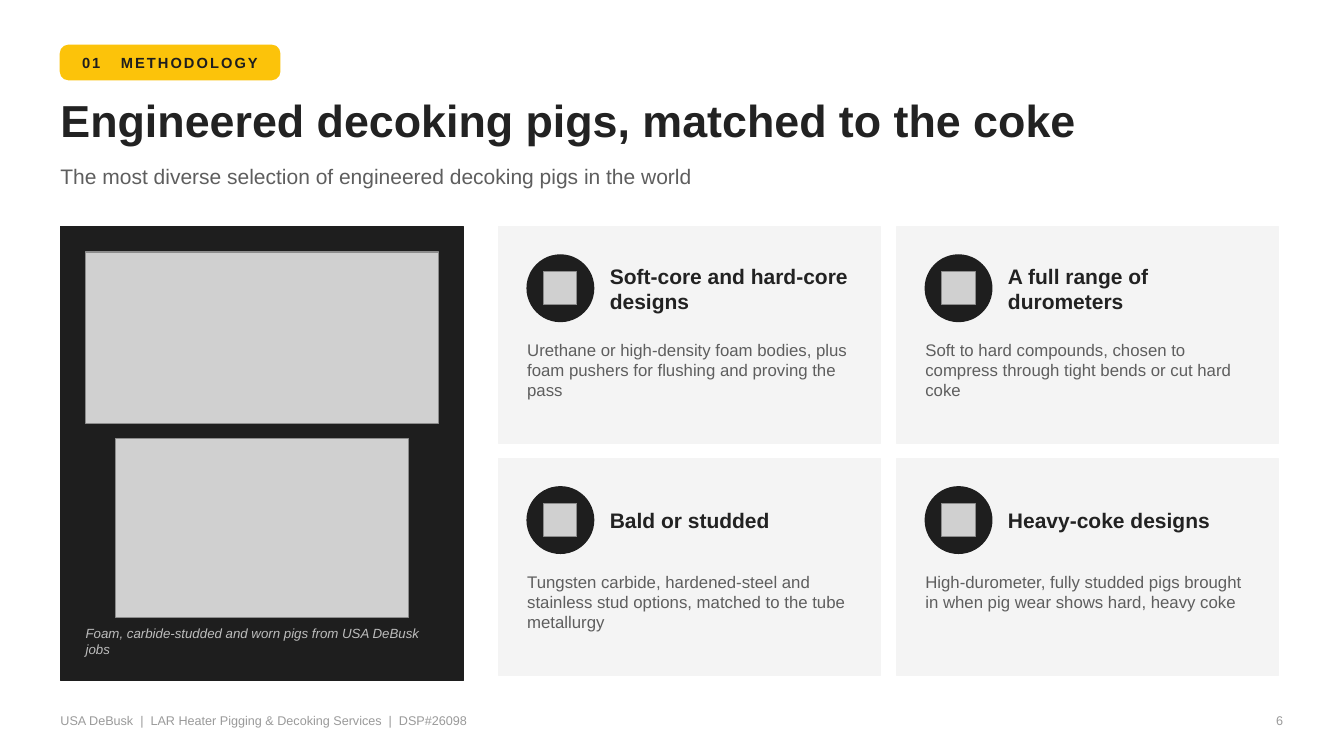
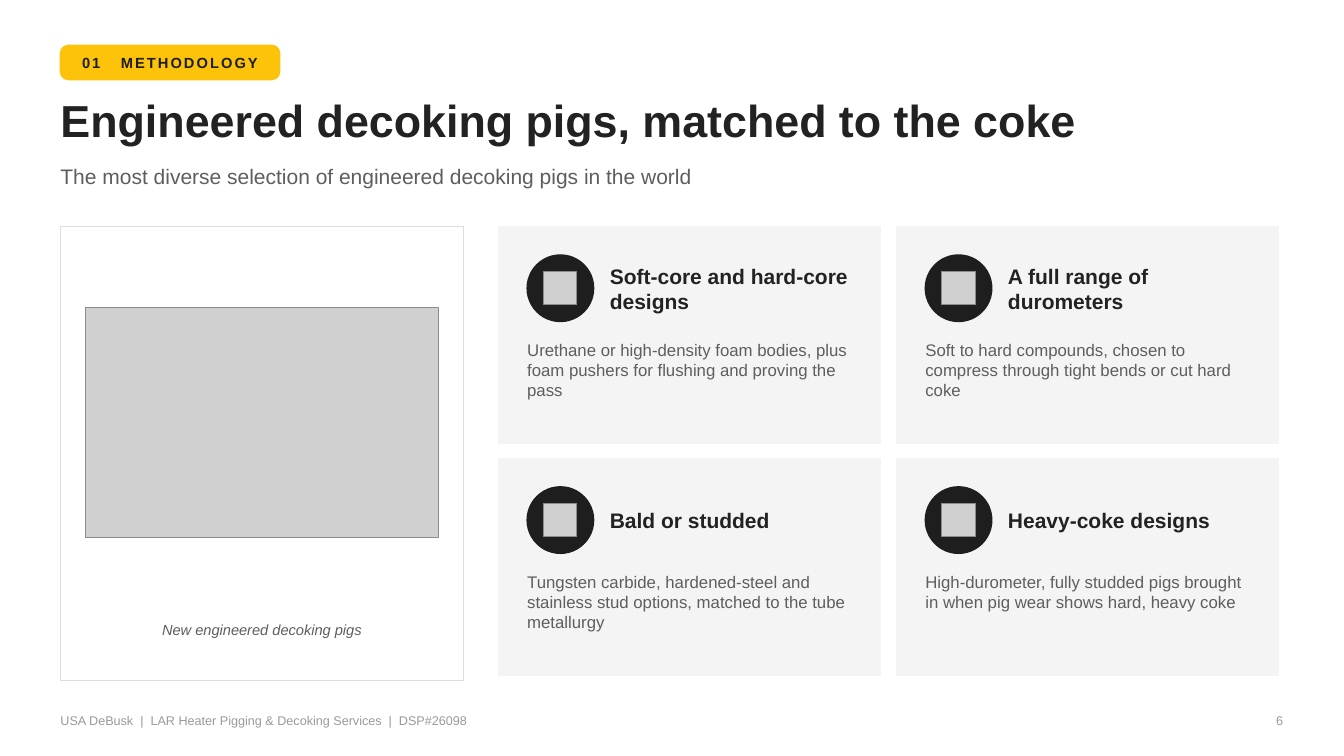
Before and after one commit to TheSkinz/obsidian-work, a slide deck: slide 6 of 02-facilities/Marathon/Carson-CA/DSP26098-technical-presentation/LAR_Technical_Proposal_Presentation.pptx. Drawn at 1344x756 pixels with LibreOffice and Linux fonts; fonts in the diff are those of the drawing; grey boxes stand for pictures. Boxes give left, top, right and bottom in pixels: in the first picture for what was removed or moved away, otherwise in the second. Text is boxed around its words. In the diff, an @@ line names an element or a change of style, - is before the commit and + after.

```diff
--- a/02-facilities/Marathon/Carson-CA/DSP26098-technical-presentation/LAR_Technical_Proposal_Presentation.pptx
+++ b/02-facilities/Marathon/Carson-CA/DSP26098-technical-presentation/LAR_Technical_Proposal_Presentation.pptx
@@ rectangle at (60,227,464,681): fill #1E1E1E to #FFFFFF; outline #1E1E1E 1 pt to #DDDDDD 1 pt @@
@@ picture removed at (86,252,439,423) @@
@@ picture added at (86,308,439,537) @@
@@ picture removed at (116,439,408,618) @@
@@ text removed at (86,628,419,656) @@
-Foam, carbide-studded and worn pigs from USA DeBusk jobs
@@ text added at (162,624,362,638), 10.5 pt, text #5E5E5E, italic @@
+New engineered decoking pigs
```
Also in this commit, not shown: 11 other slides changed, 1 slide added, 5 other files.
